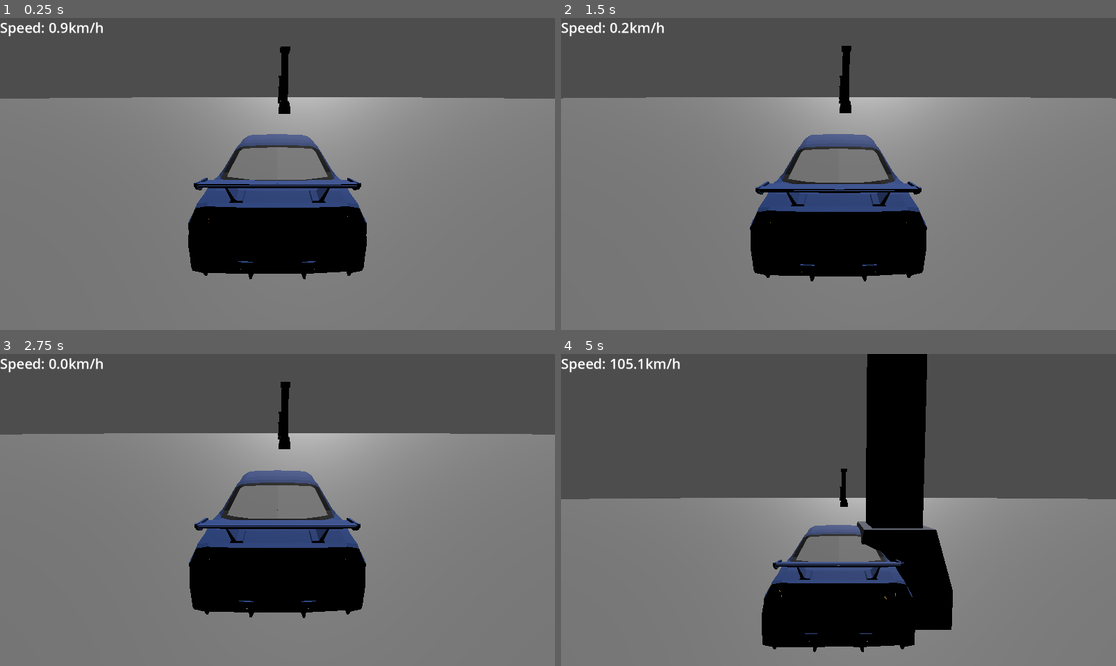
Above: before the commit, frames 1-4 (two rows, left to right).
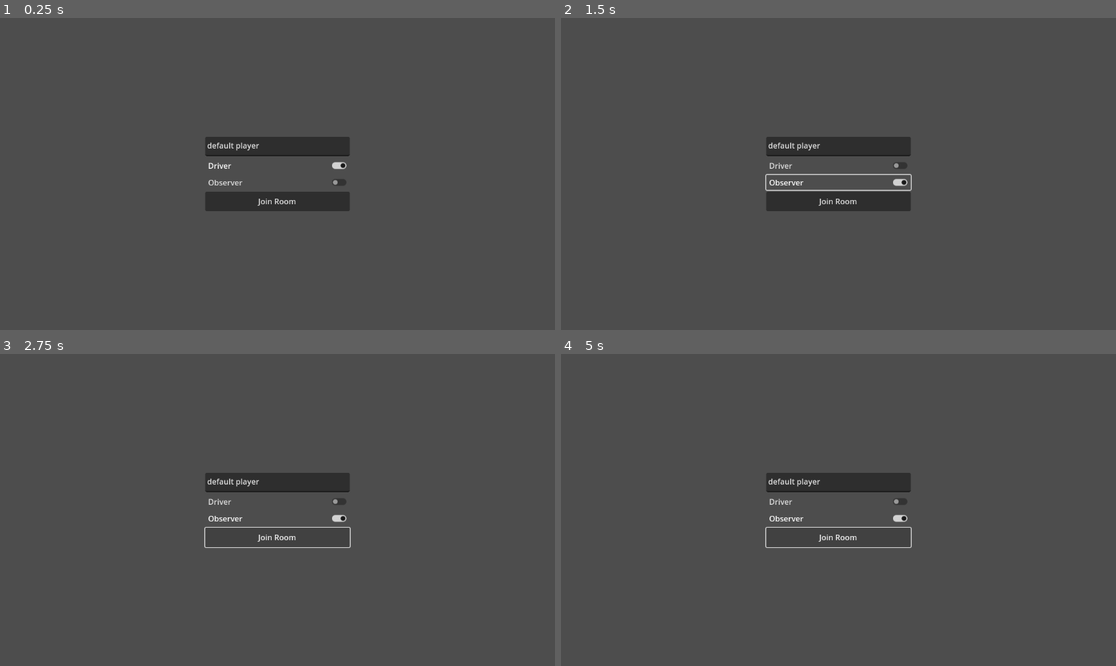
Above: after the commit, the same moments.

Repository: moemurk/mapMyMuD
Game: Godot game, scene res://Scenes/lobby.tscn
The game is run twice, just before and just after one commit, with the same random seed, the same clock (stepped at 60 frames per second) and the same inputs. Before the commit the project starts from res://Scenes/world.tscn.
Inputs (mouse positions are in pixels of both pictures, inside the frame that each line leads up to):
- Up to frame 1 (0.25 s): no input
- Up to frame 2 (1.5 s): click (838, 164) at 0.5 s, where only the run after the commit has a clickable "Driver"; click (838, 183) at 1.25 s, where only the run after the commit has a clickable "Observer"
- Up to frame 3 (2.75 s): click (277, 538) at 2 s, where only the run after the commit has a clickable "Join Room"
- Up to frame 4 (5 s): hold W (up) from 2.78 s (still down)

The runs differ from the first frame. In frame 1, 75% of the frame differs, in the area x 0-100%, y 1-100%; in frame 2, 75%; in frame 3, 75%; in frame 4, 60%.

Commit message:
[feature] add lobby
add lobby

Diff:
--- /dev/null
+++ b/Scenes/lobby.tscn
@@ -0,0 +1,56 @@
+[gd_scene load_steps=2 format=3 uid="uid://cn8jpf1bd6ksm"]
+
+[ext_resource type="Script" path="res://Scripts/test_ui.gd" id="1_a021g"]
+
+[node name="TestUI" type="Node3D"]
+
+[node name="Control" type="Control" parent="."]
+layout_mode = 3
+anchors_preset = 15
+anchor_right = 1.0
+anchor_bottom = 1.0
+grow_horizontal = 2
+grow_vertical = 2
+size_flags_horizontal = 3
+size_flags_vertical = 3
+script = ExtResource("1_a021g")
+
+[node name="VBoxContainer" type="VBoxContainer" parent="Control"]
+layout_mode = 1
+anchors_preset = 8
+anchor_left = 0.5
+anchor_top = 0.5
+anchor_right = 0.5
+anchor_bottom = 0.5
+offset_left = -150.0
+offset_top = -55.0
+offset_right = 150.0
+offset_bottom = 55.0
+grow_horizontal = 2
+grow_vertical = 2
+alignment = 1
+
+[node name="TextEdit" type="TextEdit" parent="Control/VBoxContainer"]
+custom_minimum_size = Vector2(300, 40)
+layout_mode = 2
+size_flags_vertical = 3
+text = "Input Name here"
+placeholder_text = "Player Name"
+
+[node name="DriverButton" type="CheckButton" parent="Control/VBoxContainer"]
+layout_mode = 2
+text = "Driver"
+
+[node name="ObserverButton" type="CheckButton" parent="Control/VBoxContainer"]
+layout_mode = 2
+text = "Observer"
+
+[node name="JoinLobbyButton" type="Button" parent="Control/VBoxContainer"]
+custom_minimum_size = Vector2(0, 40)
+layout_mode = 2
+text = "Join Room"
+
+[connection signal="text_changed" from="Control/VBoxContainer/TextEdit" to="Control" method="_on_text_edit_text_changed"]
+[connection signal="pressed" from="Control/VBoxContainer/DriverButton" to="Control" method="_on_driver_button_pressed"]
+[connection signal="pressed" from="Control/VBoxContainer/ObserverButton" to="Control" method="_on_observer_button_pressed"]
+[connection signal="pressed" from="Control/VBoxContainer/JoinLobbyButton" to="Control" method="_on_join_lobby_button_pressed"]
--- /dev/null
+++ b/Scripts/Client.gd
@@ -0,0 +1,18 @@
+extends Node
+class_name Client
+
+var _network_id: int
+var _player_name: String
+var _roll: PlayRoll
+
+enum PlayRoll {
+	Driver,
+	Observer,
+}
+
+static func create(network_id: int, player_name: String, roll: PlayRoll) -> Client:
+	var instance = Client.new()
+	instance._player_name = player_name
+	instance._network_id = network_id
+	instance._roll = roll
+	return instance
--- /dev/null
+++ b/Scripts/Network.gd
@@ -0,0 +1,118 @@
+extends Node3D
+@export var PORT: int = 2368
+
+func _ready():
+	if OS.has_feature("dedicated_server"):
+		print("dedicated_server")
+		var peer = ENetMultiplayerPeer.new()
+		multiplayer.peer_connected.connect(_on_player_connected)
+		multiplayer.peer_disconnected.connect(_on_player_disconnected)
+		var err = peer.create_server(PORT, MAX_PLAYER)
+		if err:
+			print("server create failed:", err)
+		else:
+			print("server waiting")
+		multiplayer.multiplayer_peer = peer
+
+#*************************************#
+#Client#
+#*************************************#
+@export var player_name: String = "default player"
+@export var play_roll: Client.PlayRoll = Client.PlayRoll.Driver
+
+func connect_to_server():
+	var peer = ENetMultiplayerPeer.new()
+	multiplayer.connected_to_server.connect(_on_connected_to_server)
+	multiplayer.server_disconnected.connect(_on_disconnected_to_server)
+	var err = peer.create_client("127.0.0.1", PORT)
+	if err:
+		print("join server failed:", err)
+		return
+	else:
+		print("join_server succeed!")
+	multiplayer.multiplayer_peer = peer
+
+func _on_connected_to_server():
+	register_clinet.rpc_id(1, player_name, play_roll)
+
+func _on_disconnected_to_server():
+	print("loss connection to server")
+
+#*************************************#
+#Server#
+#*************************************#
+@export var MAX_PLAYER: int = 2
+
+var clients: Array[Client] = []
+var game_state: GameState = GameState.Waiting
+var teams: Array = []
+
+enum GameState {
+	Waiting,
+	Running,
+	End,
+}
+
+func _on_player_connected(id: int):
+	print("client connect %d" % id)
+	pass
+
+func _on_player_disconnected(id: int):
+	print("client disconnect %d" % id)
+	pass
+
+func server_regist_client(client_id: int, player_name: String, roll: Client.PlayRoll):
+	clients.append(Client.create(client_id, player_name, roll))
+	print("client register %d %s" % [client_id, player_name])
+	if clients.size() == MAX_PLAYER:
+		# we should seperate the players into different teams here
+		teams = make_teams()
+		game_state = GameState.Running
+		load_map.rpc(teams)
+
+func make_teams() -> Array:
+	var drivers = []
+	var observers = []
+	var teams = []
+	print("start to loop clients")
+	for c in clients:
+		print(c)
+		match c._roll:
+			Client.PlayRoll.Driver:
+				drivers.append(c)
+			Client.PlayRoll.Observer:
+				observers.append(c)
+	print("after loop")
+	print(drivers)
+	print(observers)
+	for i in range(mini(drivers.size(), observers.size())):
+		teams.append([drivers[i], observers[i]])
+	print(teams)
+	return teams
+
+#*************************************#
+#rpc func#
+#*************************************#
+@rpc("any_peer", "reliable")
+func register_clinet(player_name: String, roll: Client.PlayRoll):
+	print("call register_clinet %s" % player_name)
+	if multiplayer.is_server():
+		print("server: register_clinet")
+		server_regist_client(multiplayer.get_remote_sender_id(), player_name, roll)
+
+@rpc()
+func load_map(teams: Array):
+	print("load_map", teams)
+	SceneManager.change_scene("map1")
+
+@rpc("any_peer", "reliable")
+func ready():
+	pass
+
+@rpc("reliable")
+func game_start():
+	pass
+
+@rpc("any_peer", "reliable")
+func direct(direction, strength, flags):
+	pass
--- /dev/null
+++ b/Scripts/SceneManager.gd
@@ -0,0 +1,17 @@
+extends Node
+
+@export
+var scene_map = {
+	"lobby": preload("res://Scenes/lobby.tscn"),
+	"map1": preload("res://Scenes/world.tscn"),
+}
+
+var current_scene = null
+
+func change_scene(map_name: String) -> void:
+	var map = scene_map.get(map_name)
+	if map == null:
+		return
+	var scene_instance = map
+	current_scene = scene_instance
+	get_tree().change_scene_to_packed(map)
--- a/Scripts/player.gd
+++ b/Scripts/player.gd
@@ -15,7 +15,9 @@
 
 func _physics_process(delta):
 	steering = move_toward(steering, Input.get_axis("right", "left") * MAX_STEER, delta * 2.5)
+	print(steering)
 	engine_force = Input.get_axis("down", "up") * ENGINE_POWR
+	print(engine_force)
 	camera_pivot.global_position = camera_pivot.global_position.lerp(global_position, delta * 20.0) #camera follows car
 	camera_pivot.transform = camera_pivot.transform.interpolate_with(transform, delta * 5.0) #camera rotates
 	look_at_smooth = look_at_smooth.lerp(global_position + linear_velocity, delta * 5.0)
--- /dev/null
+++ b/Scripts/test_ui.gd
@@ -0,0 +1,25 @@
+extends Control
+
+@onready var player_name_edit = $VBoxContainer/TextEdit
+@onready var driver_button = $VBoxContainer/DriverButton
+@onready var observer_button = $VBoxContainer/ObserverButton
+
+func _ready():
+	player_name_edit.text = Network.player_name
+	driver_button.button_pressed = true
+
+func _on_driver_button_pressed():
+	Network.play_roll = Client.PlayRoll.Driver
+	observer_button.set_pressed_no_signal(false)
+
+func _on_observer_button_pressed():
+	Network.play_roll = Client.PlayRoll.Observer
+	driver_button.set_pressed_no_signal(false)
+
+
+func _on_join_lobby_button_pressed():
+	Network.connect_to_server()
+
+
+func _on_text_edit_text_changed():
+	Network.player_name = player_name_edit.text
--- a/project.godot
+++ b/project.godot
@@ -11,9 +11,14 @@
 [application]
 
 config/name="MapMyMud"
-run/main_scene="res://Scenes/world.tscn"
-config/features=PackedStringArray("4.4", "GL Compatibility")
+run/main_scene="res://Scenes/lobby.tscn"
+config/features=PackedStringArray("4.3", "GL Compatibility")
 config/icon="res://Buildings/icon.svg"
+
+[autoload]
+
+Network="*res://Scripts/Network.gd"
+SceneManager="*res://Scripts/SceneManager.gd"
 
 [input]
 
